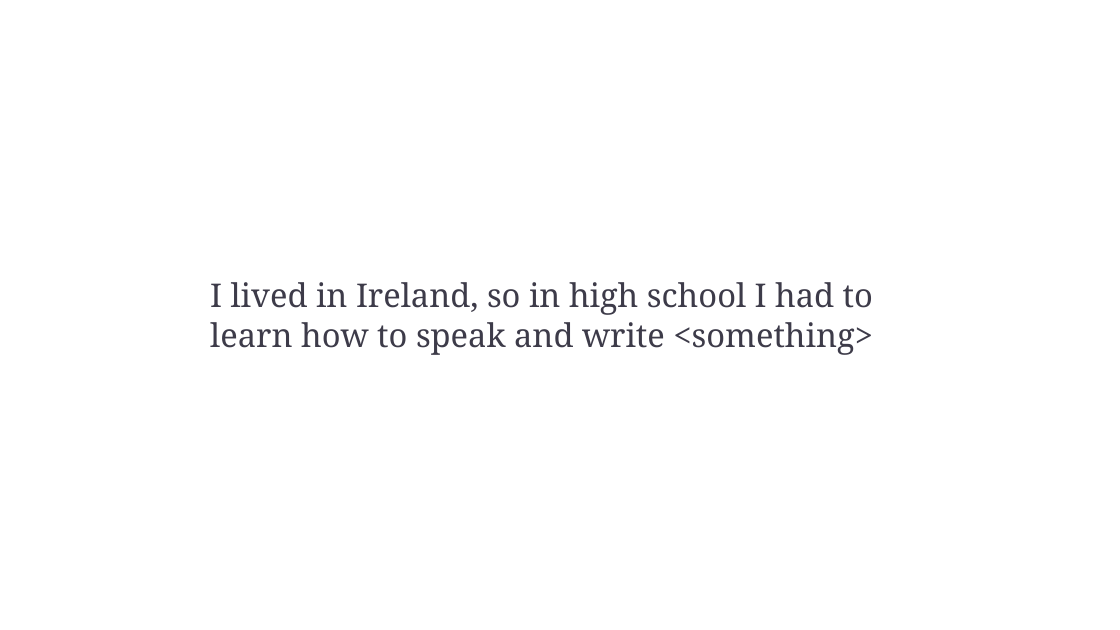
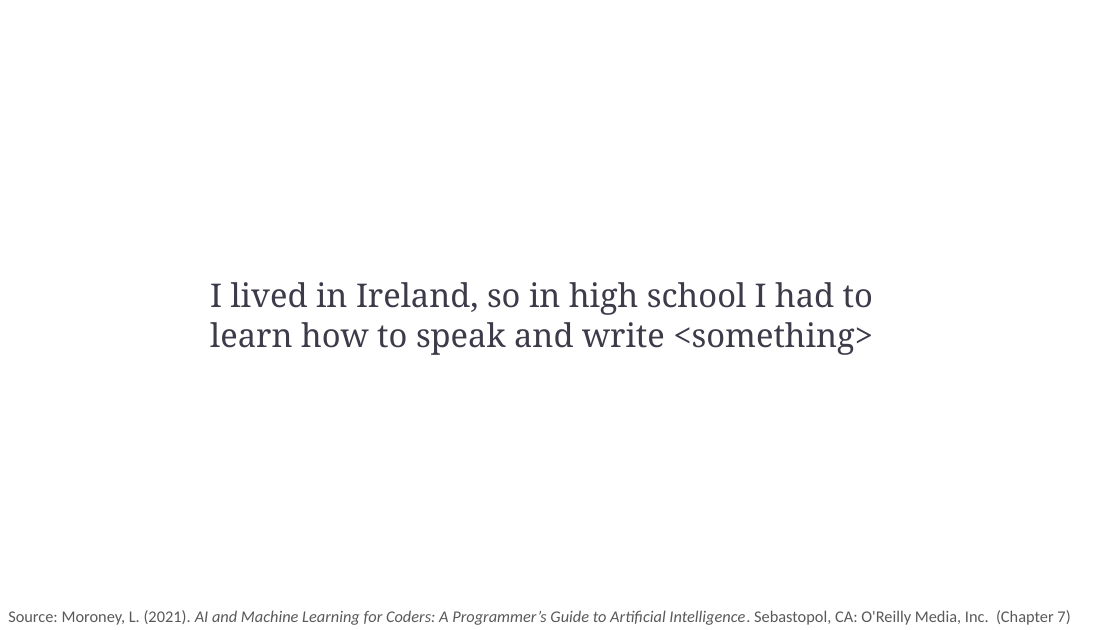
Before and after one commit to PracticumAI/rnn, a slide deck: slide 2 of presentations/02_lstm_gru.pptx. Drawn at 1120x630 pixels with LibreOffice and Linux fonts; fonts in the diff are those of the drawing. Boxes give left, top, right and bottom in pixels: in the first picture for what was removed or moved away, otherwise in the second. Text is boxed around its words. In the diff, an @@ line names an element or a change of style, - is before the commit and + after.

```diff
--- a/presentations/02_lstm_gru.pptx
+++ b/presentations/02_lstm_gru.pptx
@@ text added at box(8, 610, 1070, 625), 14 pt, text #595959, italic @@
+Source: Moroney, L. (2021). AI and Machine Learning for Coders: A Programmer’s Guide to Artificial Intelligence. Sebastopol, CA: O'Reilly Media, Inc. (Chapter 7)
```
Also in this commit, not shown: 4 other slides changed, 1 slide added.
